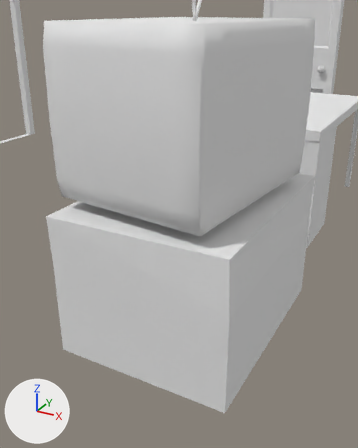
The Blender file Blender/CompleteScene.blend: old version first, new version second.
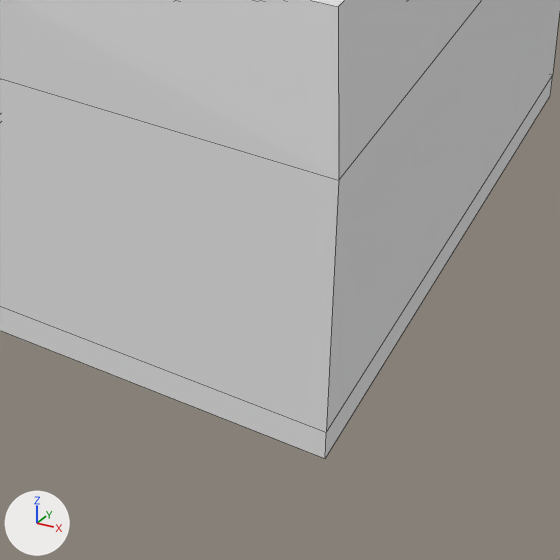
There are two pictures of each version: one from a 50 mm camera at (3.601, -4.758, 2.018) aimed at (2.441, -2.649, 0.964), one close up on the part from 32% to 85% of the width and 58% to 100% of the height. Every picture has the same lights, and +X, +Y and +Z are marked at lower left. The close-ups show mesh edges as thin lines.

The scene before the commit, as lines of its bpy script (objects in view):
```python
me_cube = bpy.data.meshes.new('Cube')
me_cube.from_pydata(...)  # 32 vertices, 29 faces; spans x -0.56..0.546, y -0.702..0.713, z -0.184..0.706
me_cube.materials.append(mat_tvstand)  # white #e7e7e7
ob_tvstand = bpy.data.objects.new('TVStand', me_cube)
ob_tvstand.location = (2.311, -2.206, 0.256)
```
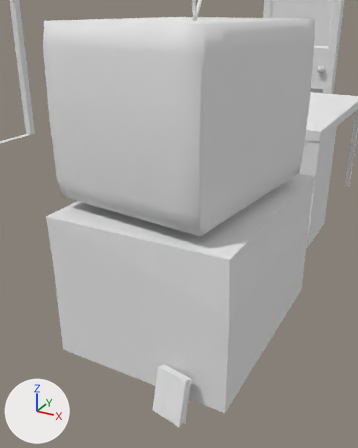
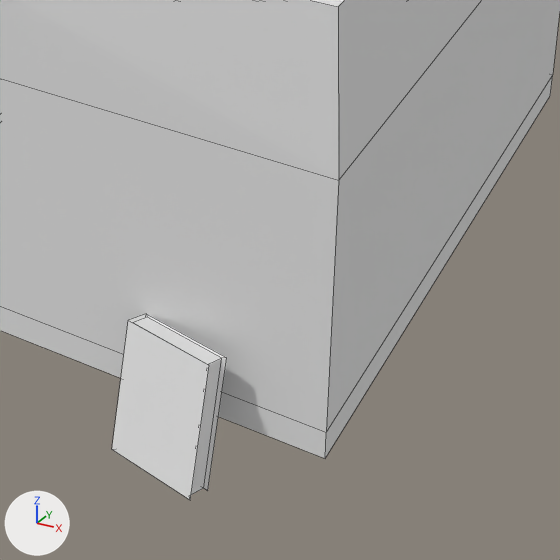
Where the newer file only moved an object's origin or applied its transform, the numbers keep the older frame.

Location of each change, [x1, y1, x2, y2] in pixels of the close-ups (560 x 560 px):
'Diary', added
    after: [112, 314, 227, 500]

Edits to the bpy script that builds the scene:
```text
Add mat_diary:
    mat_diary = diffuse_material('Diary')
    mat_diary.base_color = (0.8, 0.8, 0.8)  # white #e7e7e7
Add me_cube_030:
    me_cube_030.from_pydata([(0.184, 0.141, 0.034), (0.184, 0.141, -0.034), (0.184, -0.141, 0.034), (0.184, -0.141, -0.034), (-0.184, 0.141, 0.034), (-0.184, 0.141, -0.034), (-0.184, -0.141, 0.034), (-0.184, -0.141, -0.034), (0.18, -0.131, 0.027), (0.18, 0.131, 0.027), (0.18, 0.131, -0.027), (0.18, -0.131, -0.027), (-0.18, -0.131, 0.027), (-0.18, -0.131, -0.027), (-0.18, 0.131, 0.027), (-0.18, 0.131, -0.027)], [], [(2, 8, 9, 0), (1, 10, 11, 3), (6, 12, 8, 2), (4, 0, 1, 5), (2, 0, 4, 6), (7, 5, 1, 3), (9, 8, 11, 10), (8, 12, 13, 11), (12, 14, 15, 13), (5, 15, 14, 4), (4, 14, 12, 6), (3, 11, 13, 7), (0, 9, 10, 1), (7, 13, 15, 5)])
    me_cube_030.materials.append(mat_diary)  # white #e7e7e7
Add ob_diary:
    ob_diary = bpy.data.objects.new('Diary', me_cube_030)
    ob_diary.location = (2.581, -2.986, 0.136)
    ob_diary.rotation_euler = (0.248, 1.838, -4.712)  # degrees (14, 105, -270)
    ob_diary.scale = (0.697, 0.697, 0.697)
```
